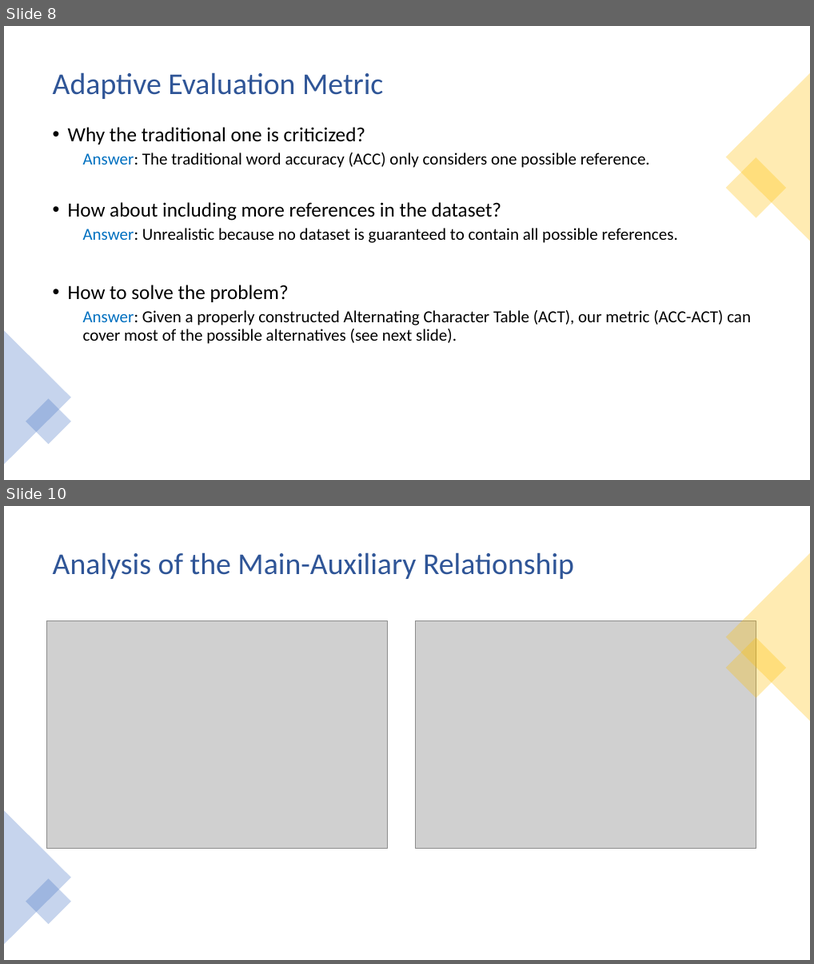
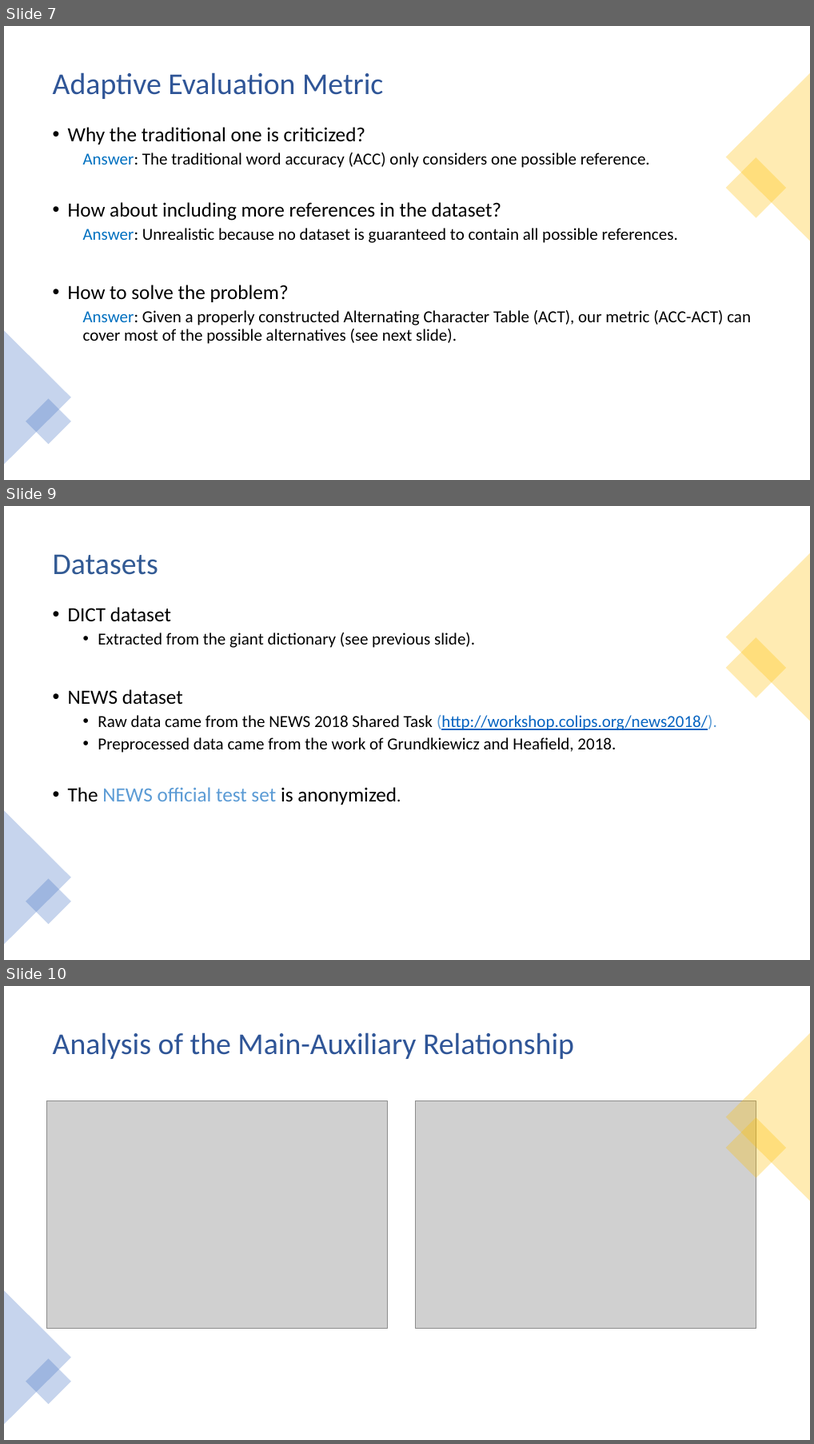
Before and after one commit to Lawhy/Lawhy.github.io, a slide deck: materials/aacl_presentation.pptx. Shown one above the other, each under a label of ours: slides 8 and 10 before the commit, slides 7, 9 and 10 after it; the slides between them are not shown. The pictures are 814x964 and 814x1444 pixels, drawn with LibreOffice and Linux fonts; fonts in the diff are those of the drawing; grey boxes stand for pictures. Boxes give left, top, right and bottom in pixels: in the first picture for what was removed or moved away, otherwise in the second. Text is boxed around its words. In the diff, an @@ line names an element or a change of style, - is before the commit and + after.

```diff
--- a/materials/aacl_presentation.pptx
+++ b/materials/aacl_presentation.pptx
@@ slide 9 added at [4,506,810,960], background #FFFFFF @@
@@ triangle added at [726,553,810,720], fill #FFC000 at 30% opacity @@
@@ title added at [53,554,158,575], 36 pt, text #325A94 @@
+Datasets
@@ text added at [68,607,718,804], 20 pt, text #000000 @@
+• DICT dataset
+  • Extracted from the giant dictionary (see previous slide).
+• NEWS dataset
+  • Raw data came from the NEWS 2018 Shared Task (http://workshop.colips.org/news2018/).
+  • Preprocessed data came from the work of Grundkiewicz and Heafield, 2018.
+• The NEWS official test set is anonymized.
@@ rectangle added at [726,637,787,698], fill #FFC000 at 30% opacity @@
@@ triangle added at [4,810,71,944], fill #4472C4 at 30% opacity @@
@@ rectangle added at [26,878,71,924], fill #4472C4 at 30% opacity @@
@@ what was slide 8 is now slide 7 @@
```
Also in this commit, not shown: 10 slides changed, 1 other slide added, 2 slides removed.
